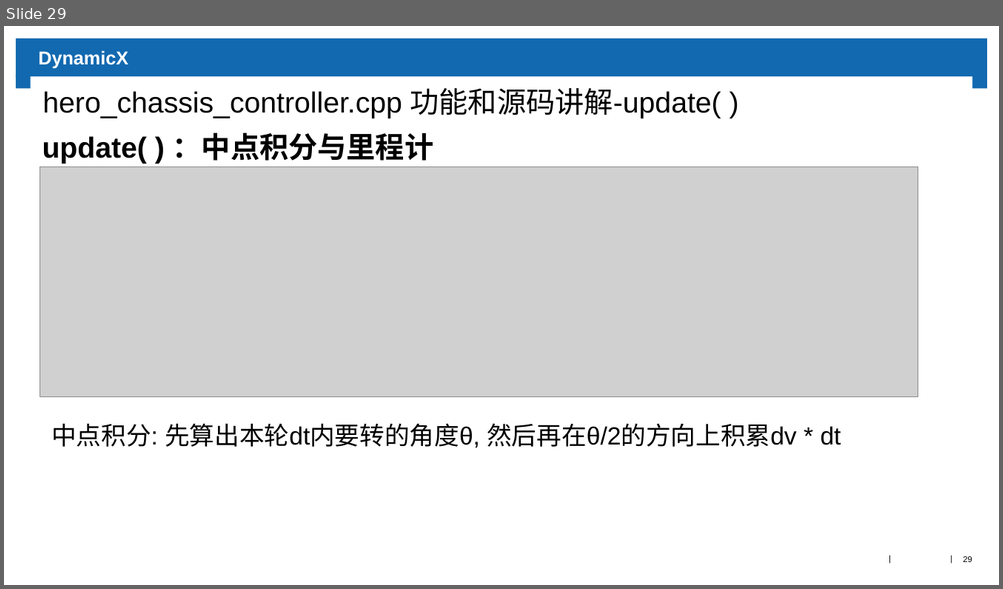
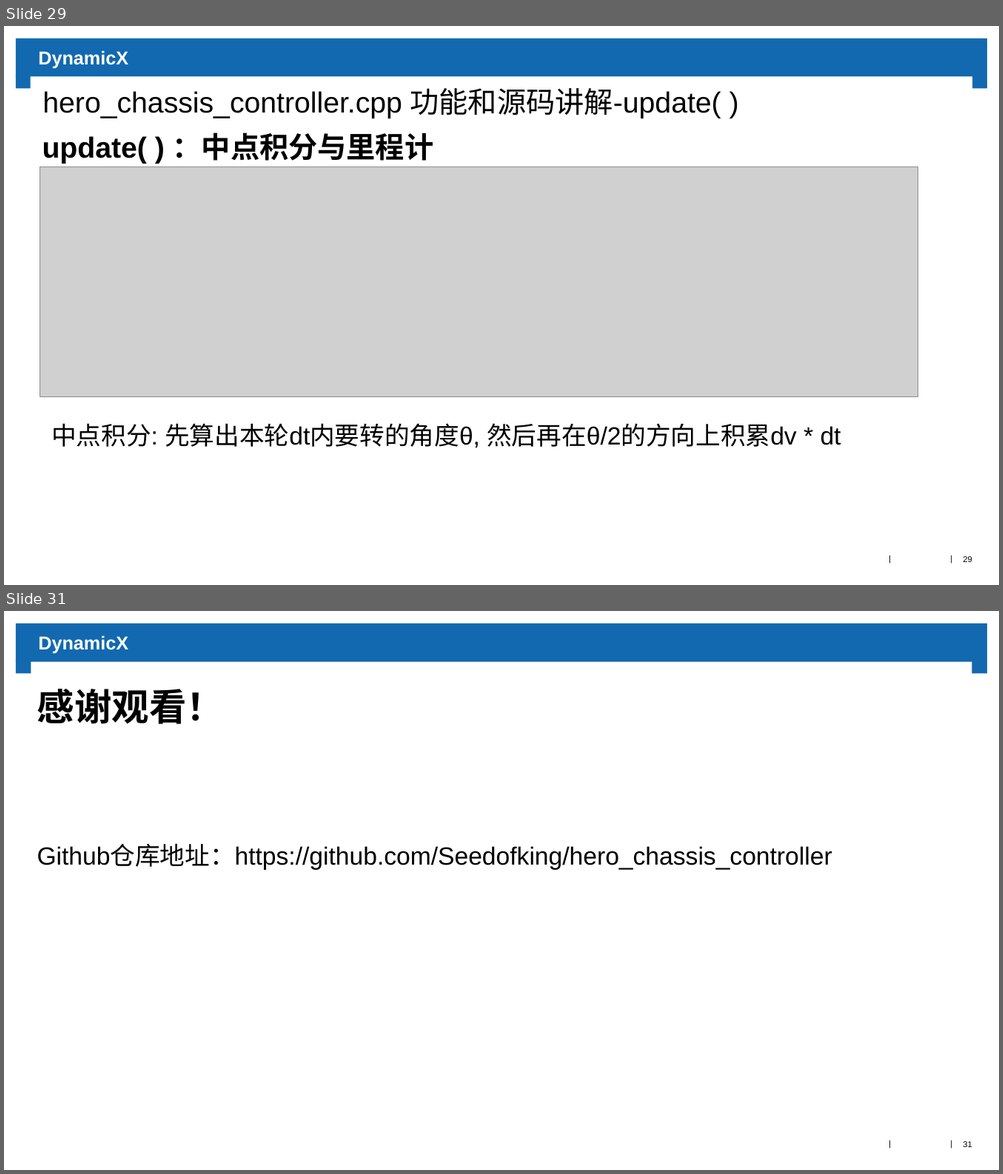
Before and after one commit to Seedofking/hero_chassis_controller, a slide deck: doc/report.pptx. Shown one above the other, each under a label of ours: slide 29 before the commit, slides 29 and 31 after it; the slides between them are not shown. The pictures are 1003x589 and 1003x1174 pixels, drawn with LibreOffice and Linux fonts; fonts in the diff are those of the drawing; grey boxes stand for pictures; background and template pictures are left out. Boxes give left, top, right and bottom in pixels: in the first picture for what was removed or moved away, otherwise in the second. Text is boxed around its words. In the diff, an @@ line names an element or a change of style, - is before the commit and + after.

```diff
--- a/doc/report.pptx
+++ b/doc/report.pptx
@@ slide 31 added at bbox=[4, 611, 999, 1170], background #FFFFFF; not listed: 6 template elements that a slide beside it also shows @@
@@ title added at bbox=[37, 689, 224, 724], 36 pt, text #000000, bold @@
+感谢观看！
@@ text added at bbox=[37, 846, 832, 870], 24 pt, text #000000 @@
+Github仓库地址：https://github.com/Seedofking/hero_chassis_controller
@@ page number added at bbox=[962, 1142, 971, 1147], 8 pt, text #000000 @@
+31
```
Also in this commit, not shown: 5 slides changed, 1 other slide added, 2 slides removed.
